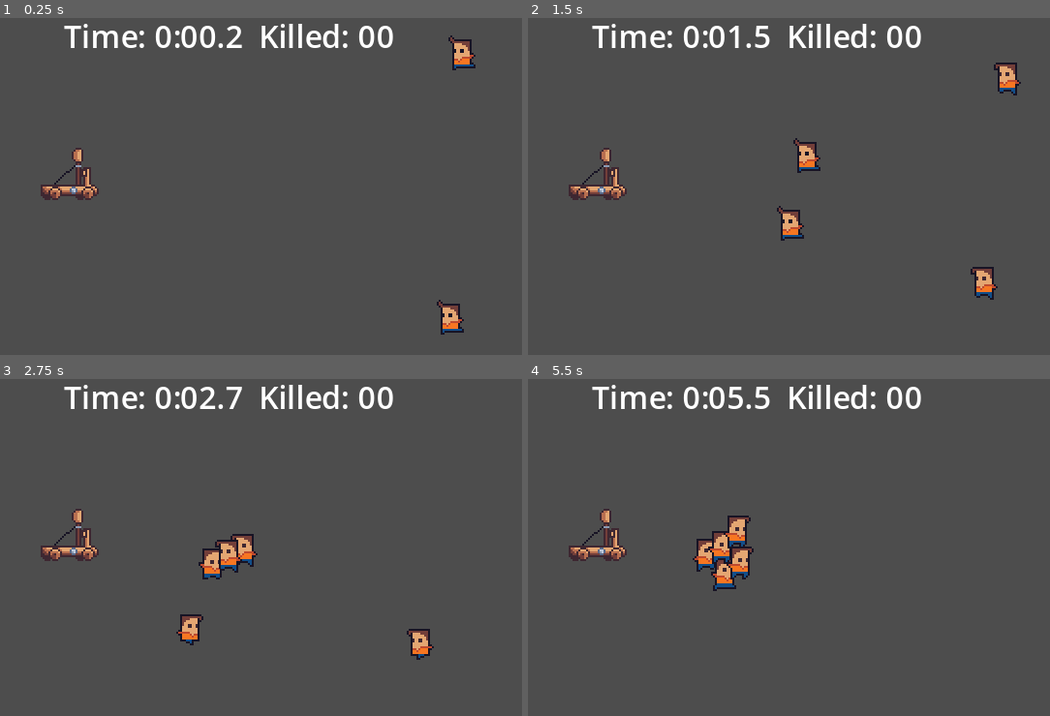
Above: before the commit, frames 1-4 (two rows, left to right).
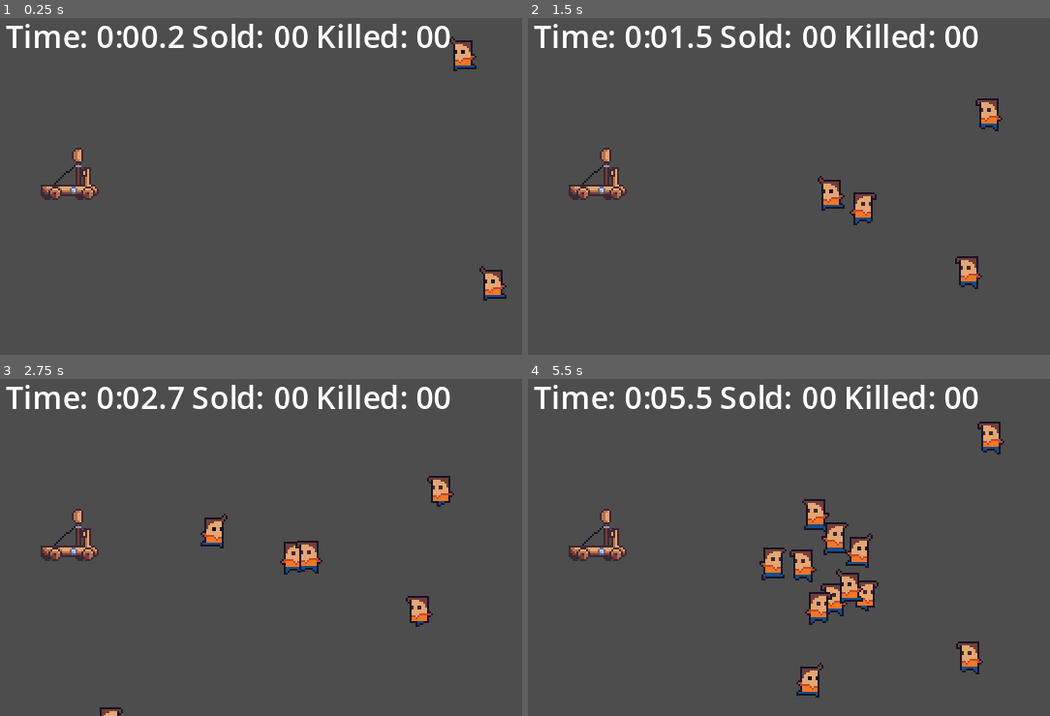
Above: after the commit, the same moments.

Repository: tiagobonetti/scaling-up
Game: Godot game, scene res://Scenes/Stages/Stage1.tscn
The game is run twice, just before and just after one commit, with the same random seed, the same clock (stepped at 60 frames per second) and the same inputs.
Inputs (mouse positions are in pixels of both pictures, inside the frame that each line leads up to):
- Up to frame 1 (0.25 s): no input
- Up to frame 2 (1.5 s): move the mouse to (595, 193) at 0.52 s; hold Right (ui_right) 0.53-1.28 s; move the mouse to (632, 196) at 1.27 s; hold Down (ui_down) from 1.28 s (still down)
- Up to frame 3 (2.75 s): move the mouse to (287, 466) at 2.02 s; release Down (ui_down) at 2.03 s; hold Right (ui_right) from 2.03 s (still down)
- Up to frame 4 (5.5 s): move the mouse to (721, 611) at 2.77 s; release Right (ui_right) at 2.78 s; hold Up (ui_up) 2.78-3.53 s; move the mouse to (940, 594) at 3.52 s; hold Left (ui_left) 3.53-5.03 s; move the mouse to (569, 490) at 4.27 s; move the mouse to (783, 540) at 5.02 s; hold Down (ui_down) from 5.03 s (still down)

The runs differ from the first frame. In frame 1, 4.1% of the frame differs, in the area x 1-98%, y 1-94%; in frame 2, 6.0%; in frame 3, 6.5%; in frame 4, 8.9%, in the area x 1-92%, y 1-95%.

Commit message:
Sales edition!

Diff:
--- a/Scenes/Entities/EnemySpawner.tscn
+++ b/Scenes/Entities/EnemySpawner.tscn
@@ -5,6 +5,7 @@
 
 [node name="EnemySpawner" type="Node2D"]
 script = ExtResource("1_f78n1")
+spawn_cooldown = 1.0
 enemy_scene = ExtResource("2_ymb6u")
 
 [node name="Timer" type="Timer" parent="."]
--- a/Scenes/Entities/Explosion.tscn
+++ b/Scenes/Entities/Explosion.tscn
@@ -11,6 +11,7 @@
 script = ExtResource("1_ntuac")
 
 [node name="CollisionShape2D" type="CollisionShape2D" parent="."]
+unique_name_in_owner = true
 rotation = 1.5708
 shape = SubResource("CapsuleShape2D_0jd4w")
 
--- a/Scenes/Entities/Product.tscn
+++ b/Scenes/Entities/Product.tscn
@@ -10,7 +10,7 @@
 [sub_resource type="CircleShape2D" id="CircleShape2D_dwnvi"]
 radius = 4.12311
 
-[node name="Area2D2" type="Area2D"]
+[node name="Product" type="StaticBody2D"]
 script = ExtResource("1_nwbf5")
 
 [node name="Shadow" type="Sprite2D" parent="."]
@@ -28,4 +28,5 @@
 sprite_frames = ExtResource("3_rg581")
 
 [node name="CollisionShape2D" type="CollisionShape2D" parent="."]
+unique_name_in_owner = true
 shape = SubResource("CircleShape2D_dwnvi")
--- a/Scenes/Stages/Stage1.tscn
+++ b/Scenes/Stages/Stage1.tscn
@@ -9,11 +9,9 @@
 
 [node name="EnemySpawner1" parent="." instance=ExtResource("2_042kj")]
 position = Vector2(283, 36)
-enemies_total = 2
 
 [node name="EnemySpawner2" parent="." instance=ExtResource("2_042kj")]
 position = Vector2(284, 149)
-enemies_total = 3
 
 [node name="Area2D" parent="." instance=ExtResource("3_1i58h")]
 position = Vector2(78, 96)
--- a/Scripts/enemy.gd
+++ b/Scripts/enemy.gd
@@ -6,50 +6,103 @@
 
 @export var acceleration := 100
 @export var max_speed := 200
-@export var friction := 2000
-
-@export var target_position := Vector2(150, 100)
-@export var target_distance := 10
+@export var friction := 200
+@export var target_max_distance := 1
 
 signal died
+signal bought
 
-var target_delta := Vector2.ZERO:
-	get: return target_position - global_position
+var product_position :=  Vector2(200 , 100) + Utils.rand_direction() * 20
+var product_recognition := 0.0
+
+@export var happy_cooldown_s := 10.0
+var happy_timer := Timer.new()
+var happy_position := Vector2.ZERO
+var happy:
+	get:
+		return !happy_timer.is_stopped()
 
 var damage_sources := []
 
+func start_happy():
+	product_recognition = 0.0
+	happy_position = position + Utils.rand_direction() * 1024
+	happy_timer.start(happy_cooldown_s)
+
+func _init():
+	add_child(happy_timer)
+	happy_timer.one_shot = true
+
 func _physics_process(delta):
-	if target_delta.length() >= target_distance:
+	var target_position := happy_position if happy else product_position
+	var target_delta = target_position - global_position
+	chase(delta, target_delta, target_max_distance)
+	move_and_slide()
+	handle_collision()
+	handle_animation(target_delta)
+
+func chase(delta, target_delta, max_distance):
+	if target_delta.length() >= max_distance:
 		velocity = velocity.move_toward(target_delta.normalized() * max_speed, acceleration * delta)
 	else:
 		velocity = velocity.move_toward(Vector2.ZERO, friction * delta)
 
-	move_and_slide()
-	detect_damage()
-	animate()
-
-func animate():
+func handle_animation(target_delta):
 	if velocity.length() > 1:
 		%AnimationPlayer.play("RunRight" if target_delta.x > 0 else "RunLeft")
 	else:
 		%AnimationPlayer.play("Idle")
 
-func detect_damage():
+func handle_collision():
 	if get_slide_collision_count() == 0:
 		return
 
 	for i in get_slide_collision_count():
 		var collider = get_slide_collision(i).get_collider()
-		var damage = collider.get("damage")
-		if damage == null or collider in damage_sources:
-			return
+		handle_damage(collider)
+		handle_quality(collider)
+		handle_recognition(collider)
 
-		apply_damage(damage)
-		damage_sources.append(collider)
+func handle_damage(collider: Object):
+	var explosion := collider as Explosion
+	if explosion == null or explosion in damage_sources:
+		return
+
+	damage_sources.append(collider)
+
+	var damage := explosion.damage
+	if Utils.roll_succeded(explosion.critical_probability):
+		damage *= explosion.critical_multiplier
+	apply_damage(damage)
 
 func apply_damage(value: int):
 	health -= value
-	print("Apply damage value=%d health=%d" % [value, health])
+	print("%s Received damage value=%d health=%d" % [name, value, health])
 	if health <= 0:
 		died.emit()
 		queue_free()
+
+func handle_quality(collider: Object):
+	var product := collider as Product
+	if product == null or product.sold:
+		return
+
+	if Utils.roll_succeded(product.quality):
+		print("Sold! Great product! ", self)
+		buy(product)
+
+func handle_recognition(collider: Object):
+	var product := collider as Product
+	if product == null or product.sold:
+		return
+
+	product_recognition += product.recognition
+	if Utils.roll_succeded(product_recognition):
+		print("Sold! I know this product! ", self)
+		buy(product)
+
+func buy(product: Product):
+	product.sold = true
+	product.queue_free()
+	bought.emit()
+	start_happy()
--- a/Scripts/enemy_spawner.gd
+++ b/Scripts/enemy_spawner.gd
@@ -5,7 +5,7 @@
 @export var enemies_total := 10
 var enemies_spawned := 0
 
-@export var spawn_cooldown: float = 1.0 # Seconds
+@export var spawn_cooldown: float = 3.0 # Seconds
 @export var spawn_radius: float = 20 :
 	set(value):
 		spawn_radius = value
--- a/Scripts/explosion.gd
+++ b/Scripts/explosion.gd
@@ -1,7 +1,9 @@
 extends StaticBody2D
 class_name Explosion
 
-@export var damage := 20
+@export var damage := 40
+@export var critical_probability := 0.15
+@export var critical_multiplier := 1.75
 
 func _ready():
 	%AnimatedSprite2D.play("explode")
--- a/Scripts/product.gd
+++ b/Scripts/product.gd
@@ -1,8 +1,19 @@
-extends Area2D
+extends StaticBody2D
+class_name Product
 
 var Explosion := preload("res://Scenes/Entities/Explosion.tscn")
 var m_arc
 var m_time
+
+# Probability to sell on quality
+# Always the same on every hit (provide some kind of floor of efficiency)
+var quality := 0.25
+
+# Probability of sell by recognition
+# This also accumulates on target so sucessive hits will eventually sell an item (>= 100)
+var recognition := 0.1
+
+var sold := false
 
 # Called when the node enters the scene tree for the first time.
 func _ready():
@@ -22,6 +33,12 @@
 		scale = Vector2(size_factor, size_factor)
 		%Shadow.scale = Vector2(0.3 / (7.0 + 0.1 * z), 0.03 / (2.0 + 0.1 * z))
 		%Shadow.position = Vector2(0, 3 + Utils.PERSPECTIVE_FACTOR * z / size_factor)
+		# While the product is in fligth (z is too high) we don't collide
+		var in_fligth = z / 2 > %CollisionShape2D.shape.radius
+		if in_fligth != %CollisionShape2D.disabled:
+			print("toggle", in_fligth)
+			%CollisionShape2D.set_deferred("disabled", in_fligth)
+
 	else:
 		var explosion = Explosion.instantiate()
 		get_parent().add_child(explosion)
@@ -34,6 +51,3 @@
 	var position_3d = m_arc.position_3d_at(0)
 	position = Utils.faux_3d(position_3d)
 	%Shadow.position = Vector2(0, 3 + position_3d.z)
-
-func buy():
-	queue_free()
--- a/Scripts/stage.gd
+++ b/Scripts/stage.gd
@@ -5,6 +5,13 @@
 
 var enemies_died := 0
 var enemies_total := 0
+
+var products_sold := 0
+var products_sold_total := 10
+
+var completed:
+	get:
+		return enemies_died >= enemies_total or products_sold >= products_sold_total
 
 func _ready():
 	%CenterLabel.visible = false
@@ -15,7 +22,7 @@
 		enemies_total += spawner.enemies_total
 
 func _process(delta):
-	if enemies_died >= enemies_total:
+	if completed:
 		return
 
 	total_time_s += delta
@@ -24,15 +31,18 @@
 func update_top_label():
 	var minutes = int(total_time_s / 60)
 	var seconds = fmod(total_time_s, 60.0)
-	%TopLabel.text = "Time: %d:%04.1f  Killed: %02d" % [minutes, seconds, enemies_died]
+	%TopLabel.text = "Time: %d:%04.1f Sold: %02d Killed: %02d" % [minutes, seconds, products_sold ,enemies_died]
+	if completed:
+		%CenterLabel.visible = true
 
 func on_spawned(enemy: Enemy):
-	print("on_spawned: ", enemy)
 	enemy.died.connect(Callable(on_died))
+	enemy.bought.connect(Callable(on_bought))
 
 func on_died():
-	print("on_died")
 	enemies_died += 1
+	update_top_label()
 
-	if enemies_died >= enemies_total:
-		%CenterLabel.visible = true
+func on_bought():
+	products_sold += 1
+	update_top_label()
--- a/Scripts/utils.gd
+++ b/Scripts/utils.gd
@@ -20,3 +20,18 @@
 		points_arc.push_back(center + Vector2(cos(angle_point), sin(angle_point)) * radius)
 
 	return points_arc
+
+static func get_or(object: Object, property: StringName, default):
+	var value = object.get(property)
+	return default if value == null else value
+
+# Roll functions support nullable probability
+static func roll_succeded(probability):
+	if probability <= 0.0:
+		return false
+	if probability > 1.0:
+		return true
+	return probability > randf()
+
+static func roll_failed(probability):
+	return not roll_succeded(probability)
--- a/world.tscn
+++ b/world.tscn
@@ -125,3 +125,4 @@
 
 [node name="EnemySpawner" parent="." instance=ExtResource("6_18tdq")]
 position = Vector2(294, 157)
+spawn_cooldown = 1.0
